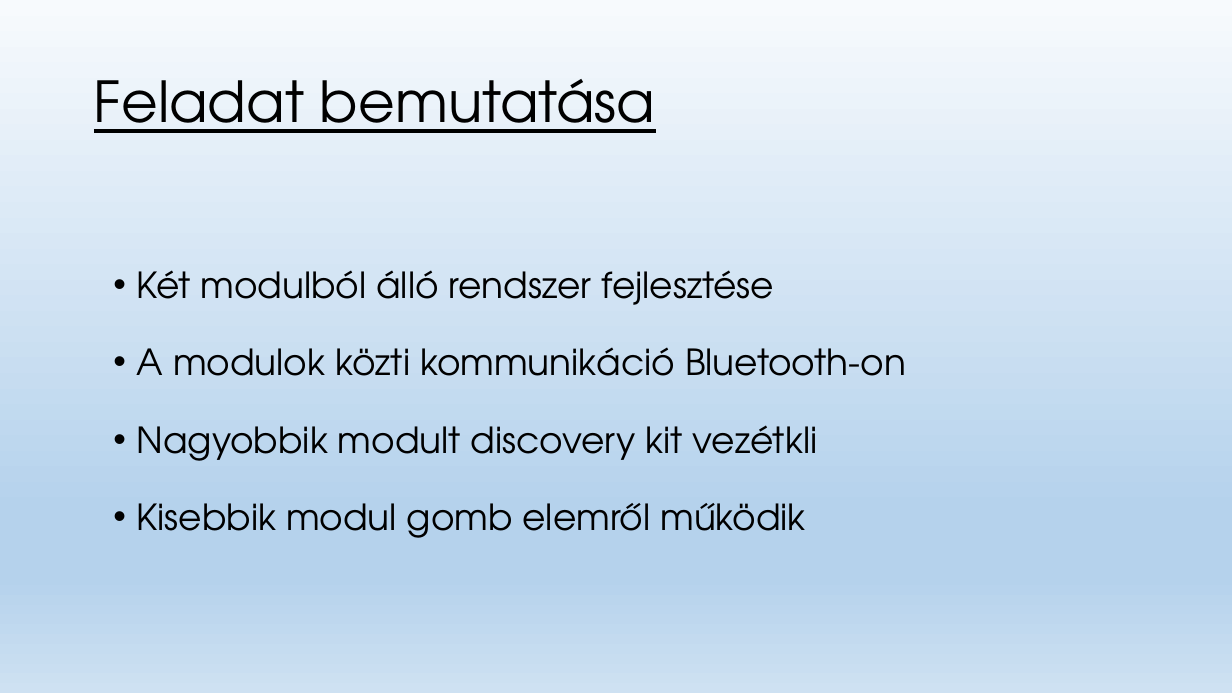
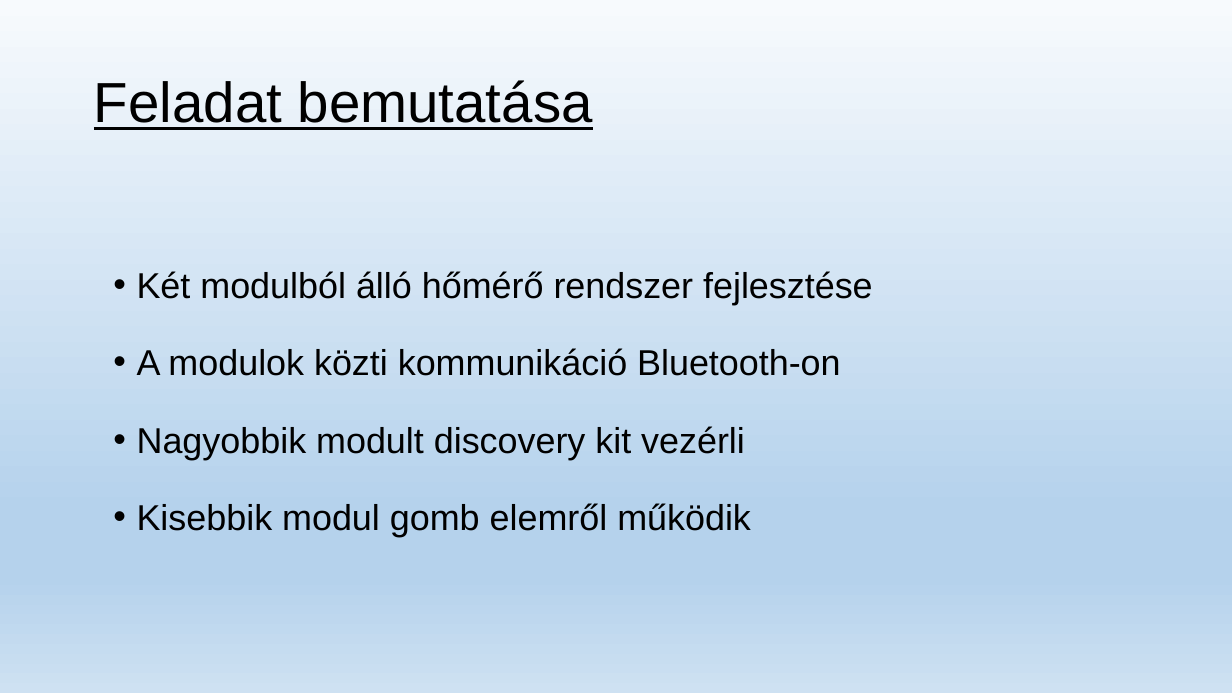
Before and after one commit to foltanyi/modularis_homero, a slide deck: slide 2 of Moduláris digitalis hőmérő fejlesztése.pptx. Drawn at 1232x693 pixels with LibreOffice and Linux fonts; fonts in the diff are those of the drawing. Boxes give left, top, right and bottom in pixels: in the first picture for what was removed or moved away, otherwise in the second. Text is boxed around its words. In the diff, an @@ line names an element or a change of style, - is before the commit and + after.

```diff
--- a/Moduláris digitalis hőmérő fejlesztése.pptx
+++ b/Moduláris digitalis hőmérő fejlesztése.pptx
@@ title "Feladat bemutatása" at (x1=94, y1=80, x2=593, y2=130): font TeX Gyre Adventor to Arial @@
@@ subtitle at (x1=137, y1=271, x2=873, y2=305): text changed; font TeX Gyre Adventor to Arial @@
-• Két modulból álló rendszer fejlesztése
+• Két modulból álló hőmérő rendszer fejlesztése
@@ subtitle at (x1=137, y1=348, x2=841, y2=537): font TeX Gyre Adventor to Arial in "A modulok közti kommunikáció Bluetooth-on", "Kisebbik modul gomb elemről működik" @@
@@ subtitle at (x1=137, y1=426, x2=745, y2=460): text changed; font TeX Gyre Adventor to Arial @@
-• Nagyobbik modult discovery kit vezétkli
+• Nagyobbik modult discovery kit vezérli
```
Also in this commit, not shown: 6 other slides changed, 5 slides added, 1 slide removed.
